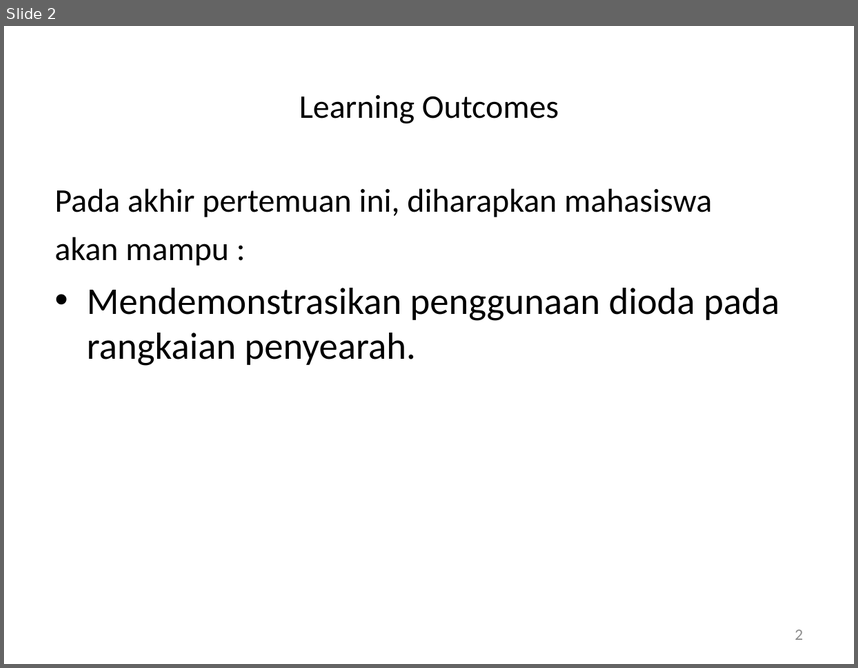
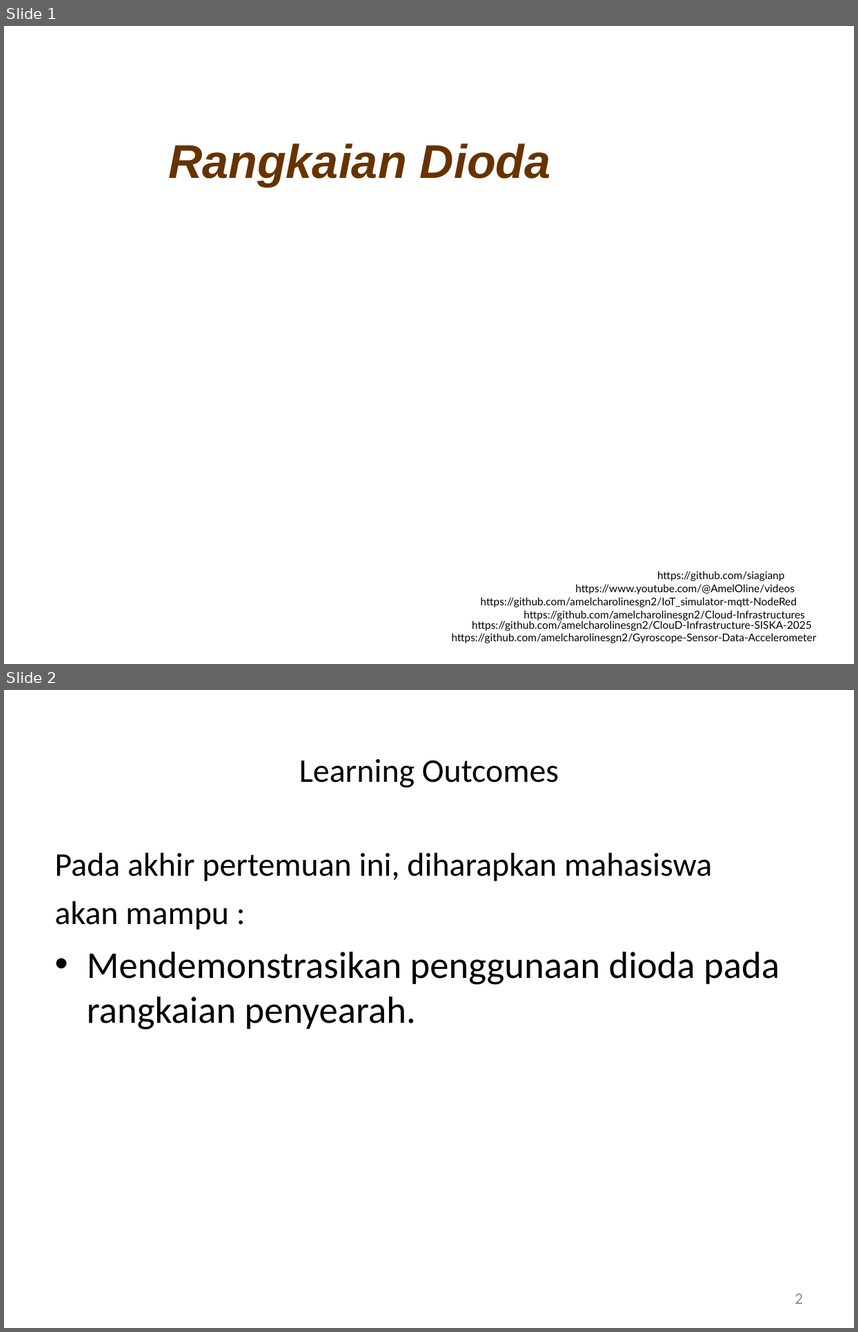
Before and after one commit to amelcharolinesgn2/DE, a slide deck: 2_1_1_Rang_Dioda.ppt. Shown one above the other, each under a label of ours: slide 2 before the commit, slides 1 and 2 after it. The pictures are 858x668 and 858x1332 pixels, drawn with LibreOffice and Linux fonts; fonts in the diff are those of the drawing. Boxes give left, top, right and bottom in pixels: in the first picture for what was removed or moved away, otherwise in the second. Text is boxed around its words. In the diff, an @@ line names an element or a change of style, - is before the commit and + after.

```diff
--- a/2_1_1_Rang_Dioda.ppt
+++ b/2_1_1_Rang_Dioda.ppt
@@ slide 1 added at (x1=4, y1=26, x2=854, y2=664), background #FFFFFF @@
@@ text added at (x1=168, y1=143, x2=551, y2=186), 40 pt, text #663300, bold, italic @@
+Rangkaian Dioda
@@ text added at (x1=575, y1=584, x2=795, y2=594), 9 pt, text #000000 @@
+https://www.youtube.com/@AmelOline/videos
@@ text added at (x1=657, y1=570, x2=784, y2=581), 9 pt, text #000000 @@
+https://github.com/siagianp
@@ text added at (x1=481, y1=597, x2=797, y2=607), 9 pt, text #000000 @@
+https://github.com/amelcharolinesgn2/IoT_simulator-mqtt-NodeRed
@@ text added at (x1=472, y1=619, x2=812, y2=630), 9 pt, text #000000 @@
+https://github.com/amelcharolinesgn2/ClouD-Infrastructure-SISKA-2025
@@ text added at (x1=524, y1=610, x2=804, y2=621), 9 pt, text #000000 @@
+https://github.com/amelcharolinesgn2/Cloud-Infrastructures
@@ text added at (x1=452, y1=633, x2=817, y2=643), 9 pt, text #000000 @@
+https://github.com/amelcharolinesgn2/Gyroscope-Sensor-Data-Accelerometer
```
Also in this commit, not shown: 10 slides changed, 1 slide removed, 1 other file.
